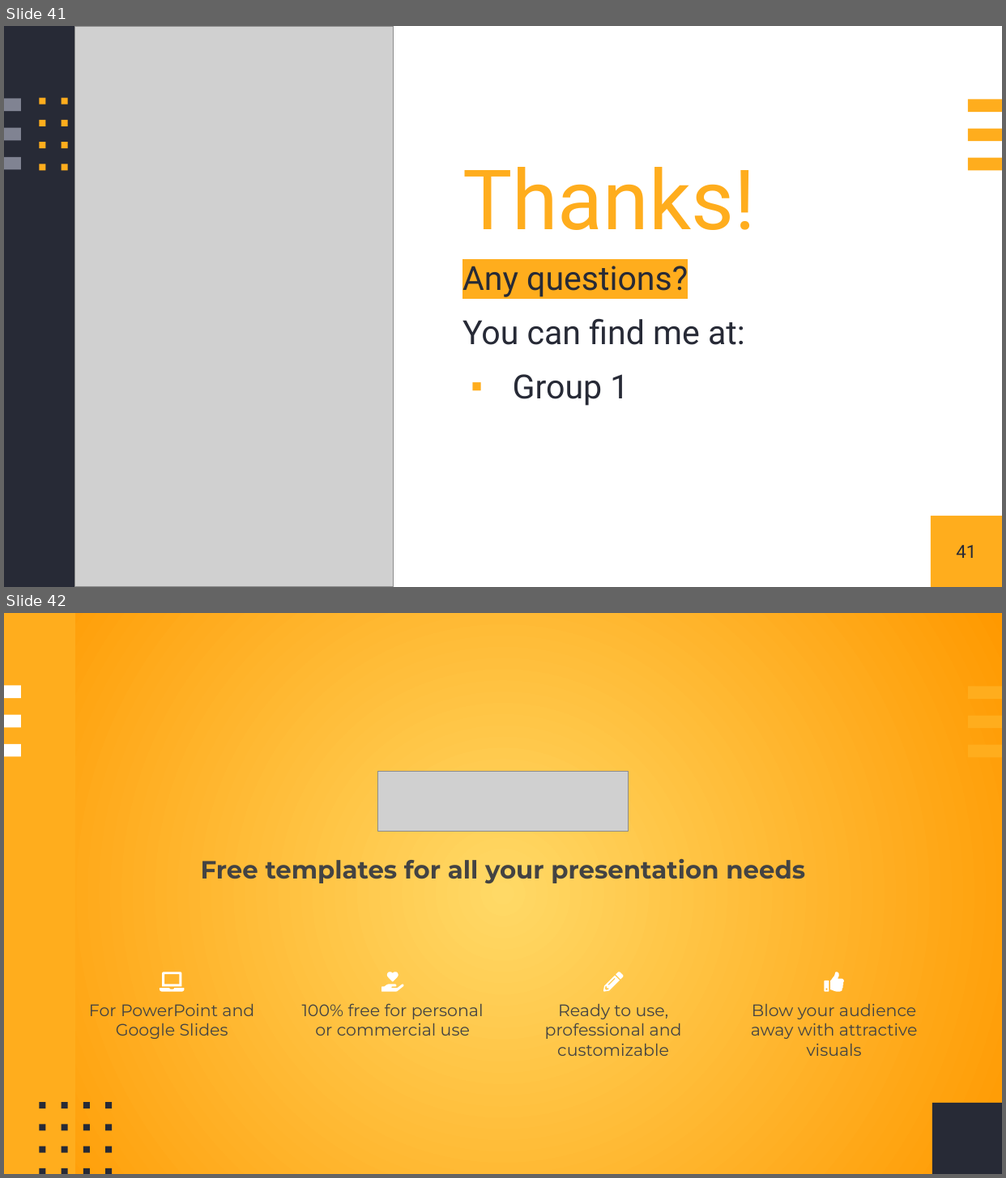
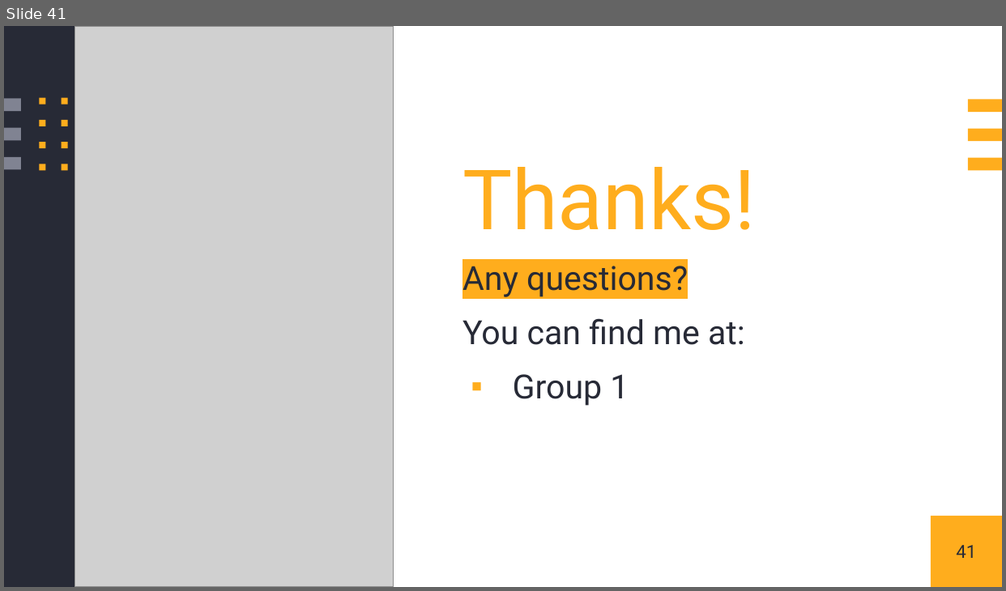
Before and after one commit to doitino/DoAn_CNPM_QuanLyGiangVien, a slide deck: nhom1.pptx. Shown one above the other, each under a label of ours: slides 41 and 42 before the commit, slide 41 after it. The pictures are 1006x1178 and 1006x591 pixels, drawn with LibreOffice and Linux fonts; fonts in the diff are those of the drawing; grey boxes stand for pictures. Boxes give left, top, right and bottom in pixels: in the first picture for what was removed or moved away, otherwise in the second. Text is boxed around its words. In the diff, an @@ line names an element or a change of style, - is before the commit and + after.

```diff
--- a/nhom1.pptx
+++ b/nhom1.pptx
@@ slide 42 removed at bbox=[4, 613, 1002, 1174], background gradient #FFD966 to #FF9900; not listed: 3 template elements that a slide beside it also shows @@
@@ picture removed at bbox=[378, 772, 629, 832] @@
@@ text removed at bbox=[201, 859, 805, 884] @@
-Free templates for all your presentation needs
@@ group removed at bbox=[89, 973, 918, 1056]: 4 texts, 4 freeform shapes @@
-Ready to use, professional and customizable
-100% free for personal or commercial use
-Blow your audience away with attractive visuals
-For PowerPoint and Google Slides
@@ group removed at bbox=[4, 613, 1002, 1174]: 21 rectangles @@
```
Also in this commit, not shown: 3 slides changed, 1 slide added, 1 other slide removed.
